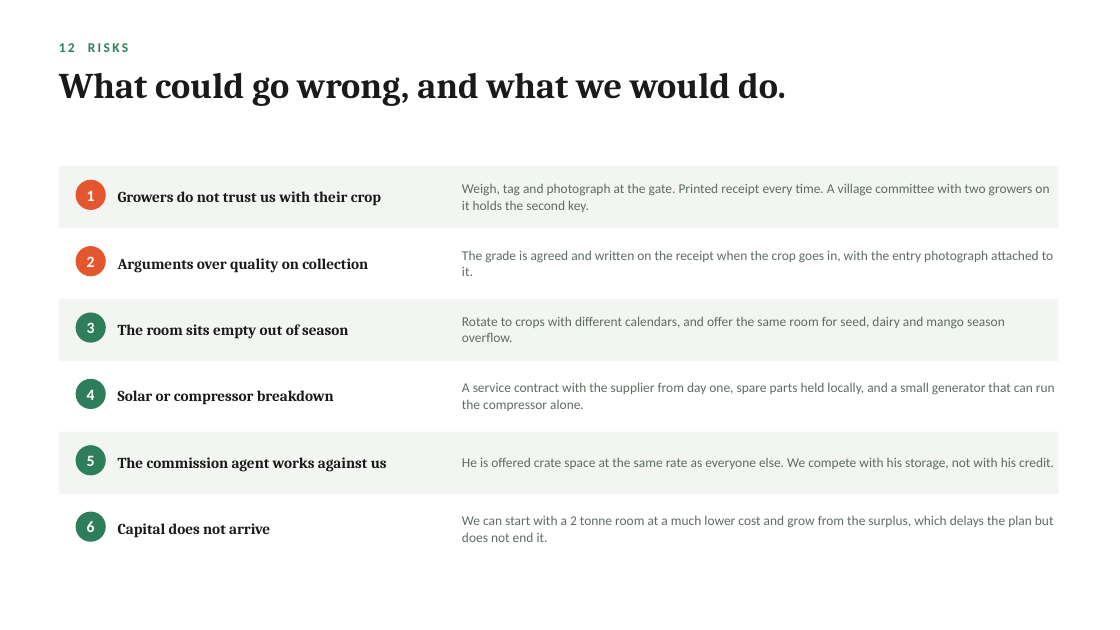
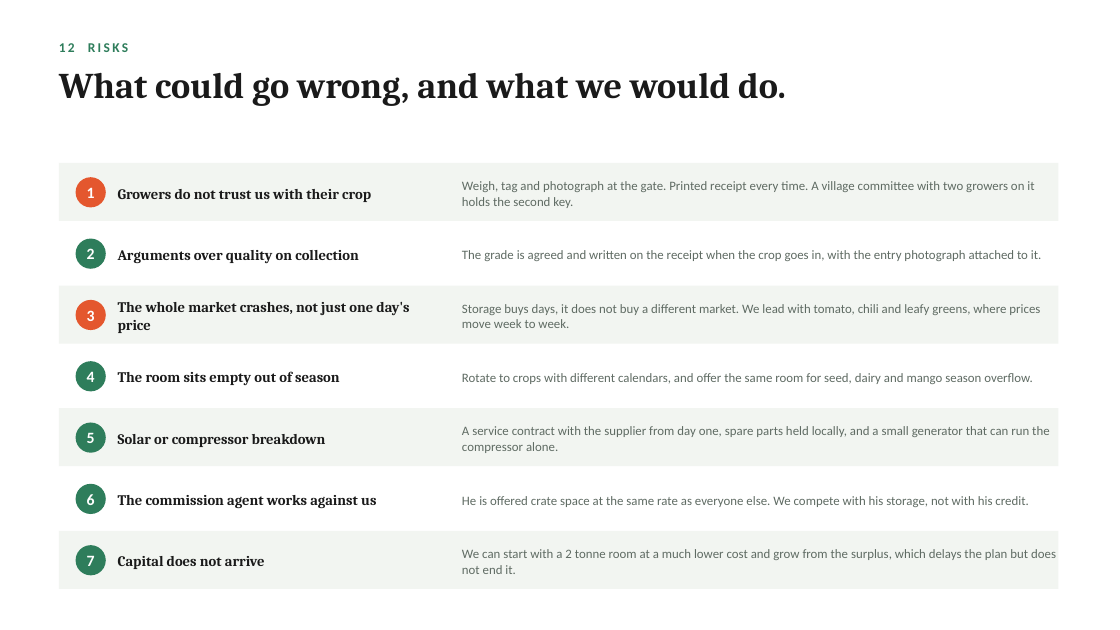
Before and after one commit to s9765fzsv8-cmyk/Claude, a slide deck: slide 13 of genz-entrepreneurship/Thanda-Godam-Pitch.pptx. Drawn at 1120x630 pixels with LibreOffice and Linux fonts; fonts in the diff are those of the drawing. Boxes give left, top, right and bottom in pixels: in the first picture for what was removed or moved away, otherwise in the second. Text is boxed around its words. In the diff, an @@ line names an element or a change of style, - is before the commit and + after.

```diff
--- a/genz-entrepreneurship/Thanda-Godam-Pitch.pptx
+++ b/genz-entrepreneurship/Thanda-Godam-Pitch.pptx
@@ rectangle: place and size @@
-rectangle at box(59, 166, 1059, 229)
+rectangle at box(59, 163, 1059, 221)
@@ text "2": place and size @@
-text "2" at box(87, 256, 95, 267)
+text "2" at box(87, 248, 95, 259)
@@ ellipse: place and size @@
-ellipse at box(76, 246, 106, 276)
+ellipse at box(76, 239, 106, 269)
@@ ellipse at box(76, 239, 106, 269): fill #E4572E to #2E7D5B @@
@@ text "Arguments over quality on collection": place and size @@
-text "Arguments over quality on collection" at box(118, 258, 368, 273)
+text "Arguments over quality on collection" at box(118, 250, 359, 263)
@@ rectangle: place and size @@
-rectangle at box(59, 299, 1059, 361)
+rectangle at box(59, 286, 1059, 344)
@@ text "3": place and size @@
-text "3" at box(87, 322, 95, 333)
+text "3" at box(87, 310, 95, 321)
@@ ellipse: place and size @@
-ellipse at box(76, 313, 106, 343)
+ellipse at box(76, 300, 106, 330)
@@ ellipse at box(76, 300, 106, 330): fill #2E7D5B to #E4572E @@
@@ text added at box(118, 302, 409, 333), 12.5 pt, text #1A1A1A, bold @@
+The whole market crashes, not just one day's price
@@ text added at box(462, 304, 1040, 328), 11 pt, text #5F6B63 @@
+Storage buys days, it does not buy a different market. We lead with tomato, chili and leafy greens, where prices move week to week.
@@ size 13 to 12.5 pt; line spacing 16pt to 15pt in 6 elements at box(118, 189, 371, 202), box(118, 250, 359, 263), box(118, 556, 265, 569), box(118, 495, 376, 508), box(118, 434, 326, 447), box(118, 371, 340, 385) @@
@@ text "The room sits empty out ...": place and size @@
-text "The room sits empty out ..." at box(118, 324, 348, 339)
+text "The room sits empty out ..." at box(118, 371, 340, 385)
@@ size 11.5 to 11 pt; line spacing 14pt to 13.5pt in 6 elements at box(462, 181, 1034, 208), box(462, 250, 1041, 261), box(462, 549, 1056, 574), box(462, 496, 1028, 507), box(462, 426, 1049, 453), box(462, 373, 1032, 384) @@
@@ text "Rotate to crops with different ...": place and size @@
-text "Rotate to crops with different ..." at box(462, 316, 1005, 342)
+text "Rotate to crops with different ..." at box(462, 373, 1032, 384)
@@ rectangle: place and size @@
-rectangle at box(59, 432, 1059, 494)
+rectangle at box(59, 408, 1059, 466)
@@ text "Solar or compressor breakdown": place and size @@
-text "Solar or compressor breakdown" at box(118, 390, 334, 405)
+text "Solar or compressor breakdown" at box(118, 434, 326, 447)
@@ text "A service contract with the ...": place and size @@
-text "A service contract with the ..." at box(462, 382, 1055, 411)
+text "A service contract with the ..." at box(462, 426, 1049, 453)
@@ 2 texts, 2 ellipses: place and size @@
-2 texts, 2 ellipses at box(76, 379, 106, 476)
+2 texts, 2 ellipses at box(76, 361, 106, 453)
@@ text "The commission agent works against ...": place and size @@
-text "The commission agent works against ..." at box(118, 457, 387, 472)
+text "The commission agent works against ..." at box(118, 495, 376, 508)
@@ text "He is offered crate space ...": place and size @@
-text "He is offered crate space ..." at box(462, 457, 1054, 470)
+text "He is offered crate space ..." at box(462, 496, 1028, 507)
@@ text "6": place and size @@
-text "6" at box(87, 521, 95, 532)
+text "6" at box(87, 494, 95, 505)
@@ ellipse: place and size @@
-ellipse at box(76, 512, 106, 542)
+ellipse at box(76, 484, 106, 514)
@@ rectangle added at box(59, 531, 1059, 589), fill #F2F5F1 @@
@@ text "Capital does not arrive": place and size @@
-text "Capital does not arrive" at box(118, 523, 270, 538)
+text "Capital does not arrive" at box(118, 556, 265, 569)
@@ text "We can start with a ...": place and size @@
-text "We can start with a ..." at box(462, 515, 1054, 542)
+text "We can start with a ..." at box(462, 549, 1056, 574)
@@ ellipse added at box(76, 545, 106, 576), fill #2E7D5B @@
@@ text added at box(87, 555, 95, 566), 13.5 pt, text #FFFFFF, bold @@
+7
```
Also in this commit, not shown: 4 other slides changed, 4 other files.
